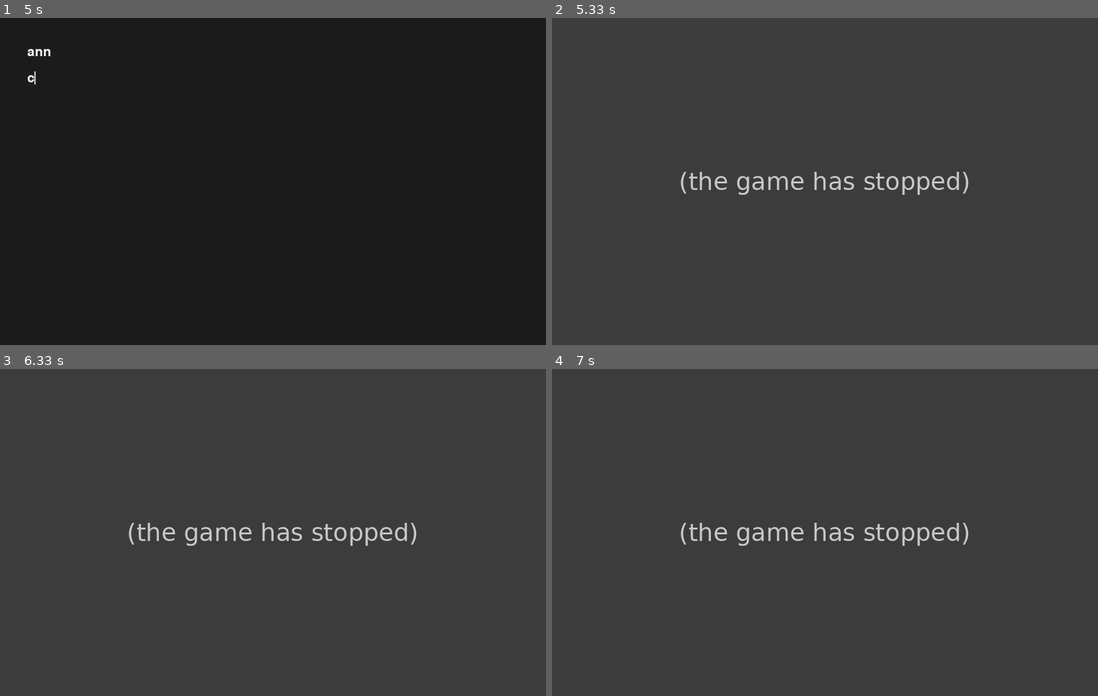
Above: before the commit, frames 1-4 (two rows, left to right).
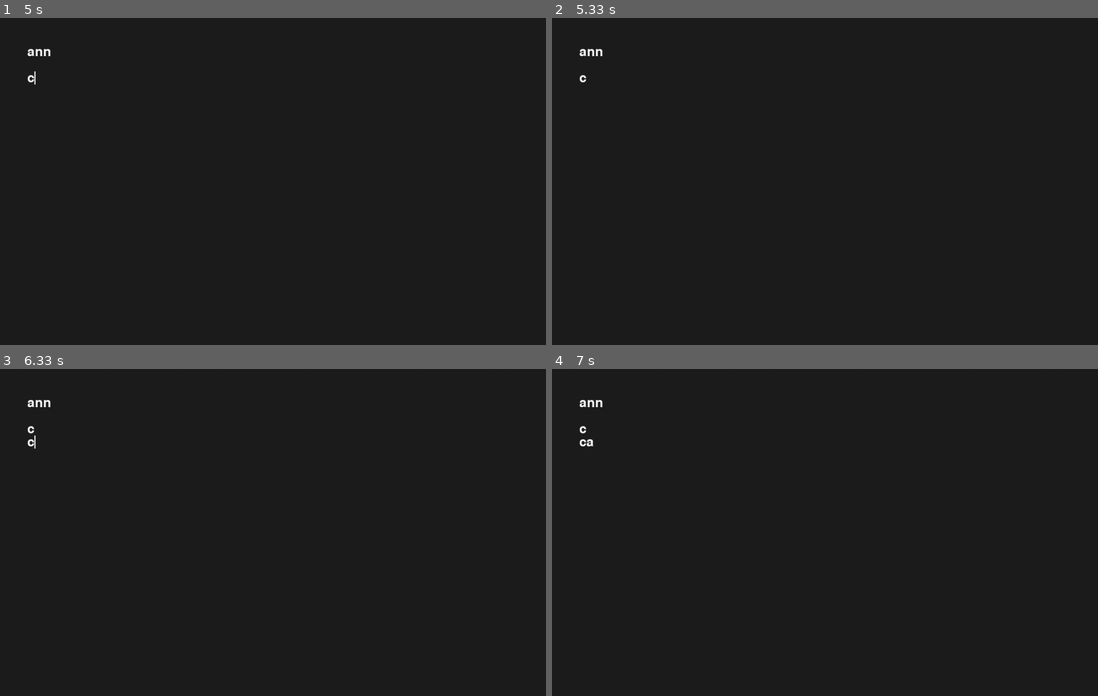
Above: after the commit, the same moments.

Repository: Nuffe/Textbox
Game: pygame game, started from main.py
Same seed, same stepped clock (60 frames per second), same inputs: the game is played once before the commit and once after it.
Inputs:
- Up to frame 1 (5 s): type "ann" at 0.33 s; tap Enter at 0.67, 0.88 s; hold Up 1.77-2.23 s; hold Right 2.32-2.78 s; hold Left 2.82-3.35 s; hold Down 3.38-3.68 s; hold Left 3.72-4.12 s; hold Right from 4.55 s (still down); tap C at 4.7 s
- Up to frame 2 (5.33 s): release Right at 5.18 s; hold Down from 5.22 s (still down)
- Up to frame 3 (6.33 s): release Down at 5.58 s; hold Left 5.62-6.08 s; hold Right from 6.12 s (still down); tap C at 6.27 s
- Up to frame 4 (7 s): release Right at 6.58 s; type "a" at 6.95 s

Frame 1 is identical in both runs. In frame 2, 100% of the frame differs, in the area x 0-100%, y 0-100%; in frame 3, 100%; in frame 4, 100%.
Error before the commit: AttributeError: 'list' object has no attribute 'textContent' (base.py line 49); the game stopped at 5.22 s (later frames are placeholders)

Commit message:
increase line size and added a buffer for line break to fix single line characters

Diff:
--- a/textbox/base.py
+++ b/textbox/base.py
@@ -9,7 +9,7 @@
 clock = pygame.time.Clock()
 
 
-textLines = [gapBuffer(50)]
+textLines = [gapBuffer(100)]
 cursorPos = 0
 positionX = 50
 positionY = 50
@@ -34,7 +34,7 @@
                         pointerY -= 1
                         cursorPos = len(textLines[pointerY].textContent())
             elif event.key == pygame.K_RETURN:
-                textLines.append(gapBuffer(50))
+                textLines.append(gapBuffer(100))
                 pointerY += 1
                 cursorPos = 0
             elif event.key == pygame.K_c and pygame.key.get_mods() & pygame.KMOD_CTRL:
@@ -45,7 +45,7 @@
             elif event.key == pygame.K_DOWN:
                 pointerY += 1
                 if pointerY >= len(textLines): # Creates new line if at the end
-                    textLines.append([])
+                    textLines.append(gapBuffer(100))
                 cursorPos = min(cursorPos, len(textLines[pointerY].textContent()))
             elif event.key == pygame.K_UP:
                 pointerY -= 1
@@ -69,16 +69,27 @@
                 if character:
                     textLines[pointerY].insert(cursorPos, character)
                     cursorPos += 1
-                    if pointerX > 500:
+
+                    # Stop overflowing the line
+                    # Get new X value
+                    buf = textLines[pointerY]
+                    line_text = buf.textContent()
+                    pointerX = positionX + font.size(line_text[:cursorPos])[0]
+
+                    if pointerX > 950:
+                        buf.delete(cursorPos -1)
+                        cursorPos -= 1
                         pointerY += 1
                         cursorPos = 0
                         if pointerY >= len(textLines):
-                            textLines.append(gapBuffer(50))
+                            textLines.append(gapBuffer(100))
+                        textLines[pointerY].insert(0, character)
+                        cursorPos = 1
+
 
     screen.fill((30, 30, 30))
 
-    # Creating the text pointer
-
+    # Creating the text cursor/caret pointer
     buffer = textLines[pointerY]
     bufferText = buffer.textContent()  # Get the text content of the current line
     beforeCursorText = bufferText[:cursorPos]  # Text before the cursor position
@@ -87,7 +98,7 @@
     if time.time() % 1.2 > 0.6:   #Flicker time
         pygame.draw.rect(screen, (255,255,255), (pointerX,  positionY + pointerY * font.get_height(), 2, pointerHeight))
 
-    # Render the text lines
+    # Render the text lines, line by line
     for i, buffer in enumerate(textLines):
         if len(buffer.textContent()) == 0:
             continue
